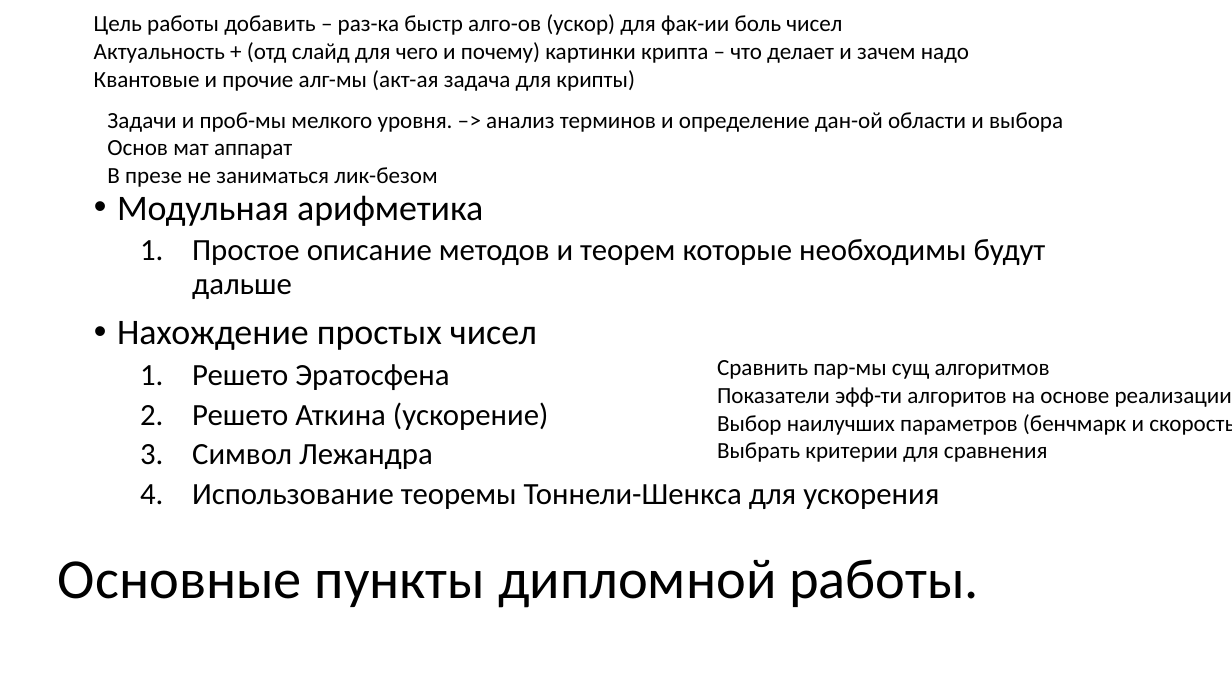
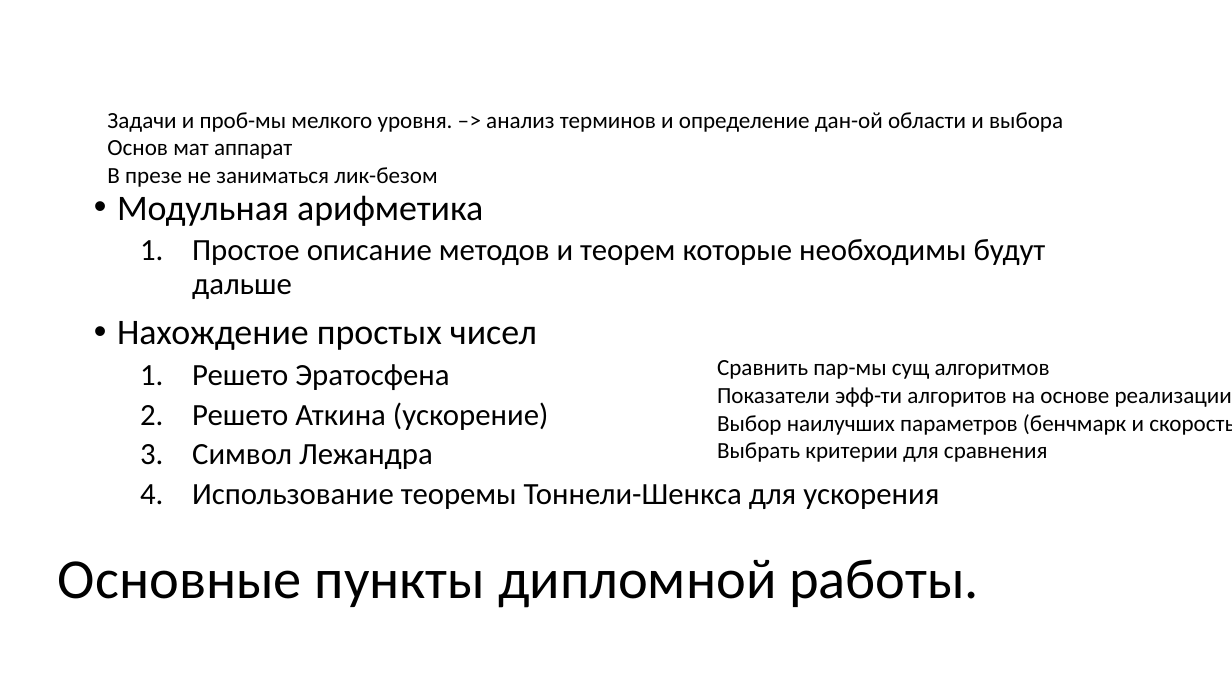
Before and after one commit to pagamov/VKR, a slide deck: slide 4 of Павел Гамов 10.3.22.pptx (slide 2 before the commit). Drawn at 1232x693 pixels with LibreOffice and Linux fonts; fonts in the diff are those of the drawing. Boxes give left, top, right and bottom in pixels: in the first picture for what was removed or moved away, otherwise in the second. Text is boxed around its words. In the diff, an @@ line names an element or a change of style, - is before the commit and + after.

```diff
--- a/Павел Гамов 10.3.22.pptx
+++ b/Павел Гамов 10.3.22.pptx
@@ text removed at bbox=[94, 14, 969, 91] @@
-Цель работы добавить – раз-ка быстр алго-ов (ускор) для фак-ии боль чисел
-Актуальность + (отд слайд для чего и почему) картинки крипта – что делает и зачем надо
-Квантовые и прочие алг-мы (акт-ая задача для крипты)
```
Also in this commit, not shown: 2 other slides changed, 2 slides added, 1 other file.
